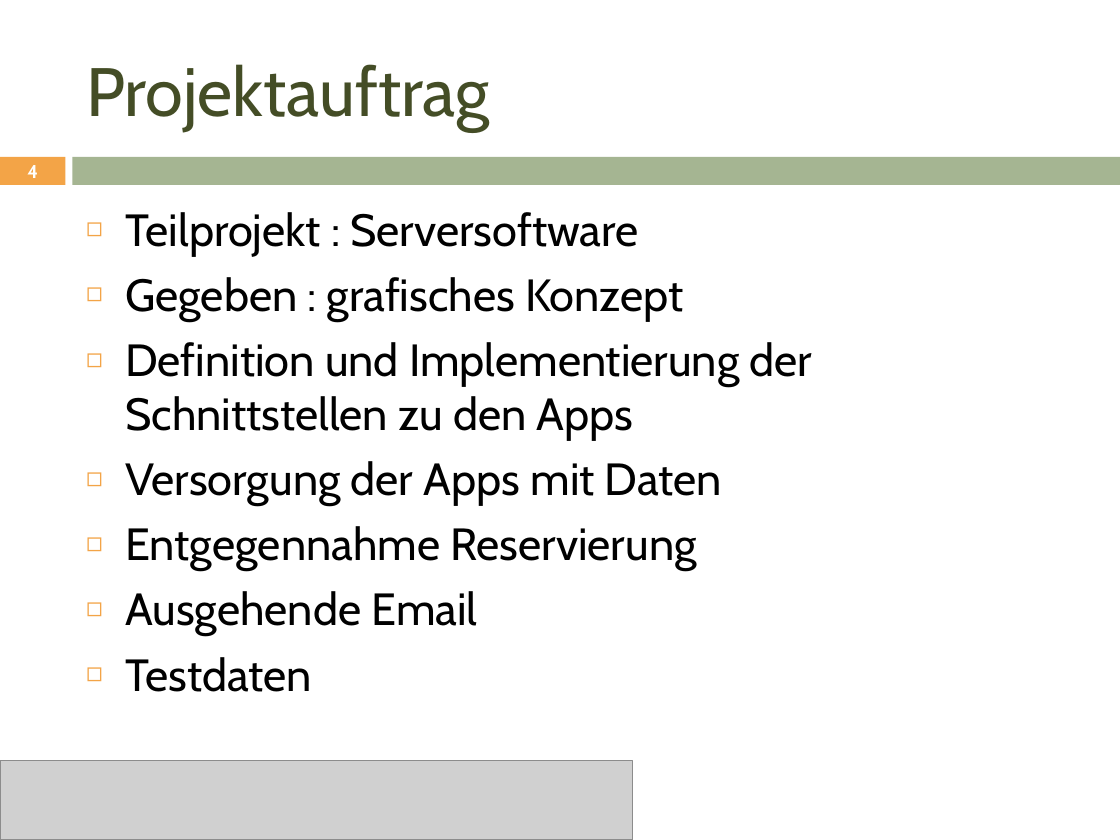
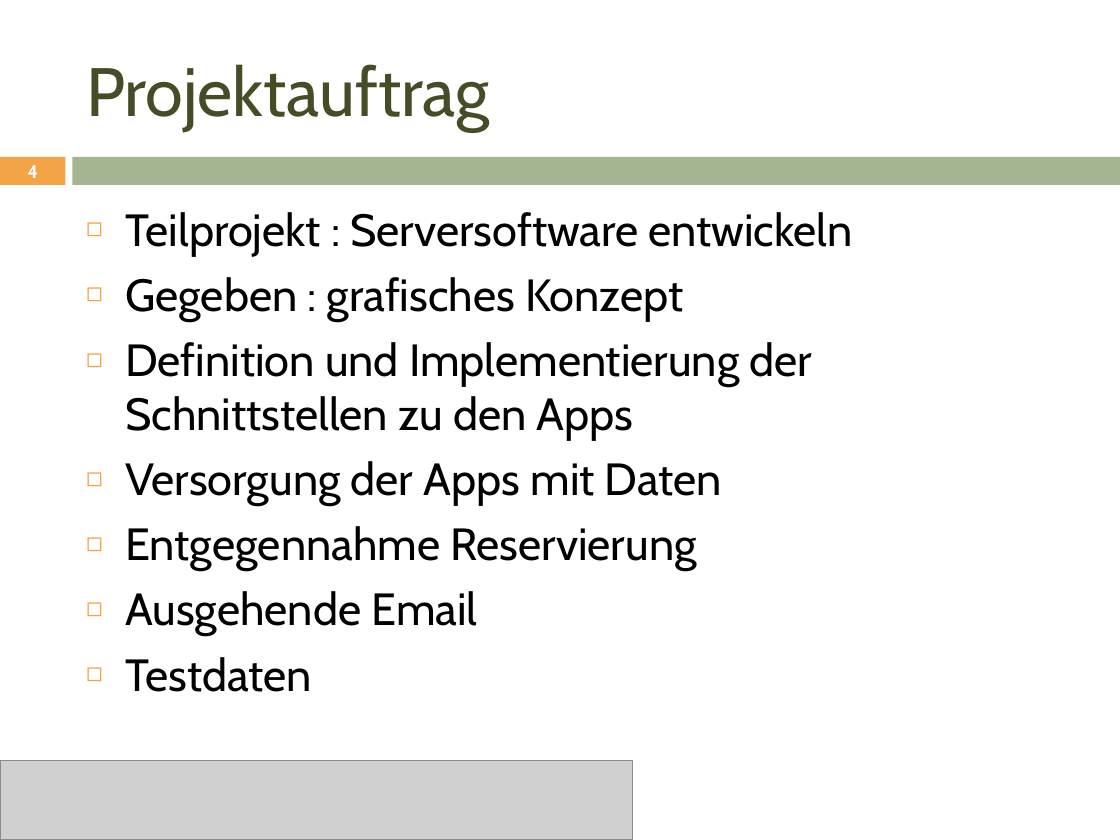
Before and after one commit to janhelmle/weiterbildung_fachinformatiker_ihk_projektantrag, a slide deck: slide 4 of praesentation/Projektpräsentation.pptx. Drawn at 1120x840 pixels with LibreOffice and Linux fonts; fonts in the diff are those of the drawing; grey boxes stand for pictures. Boxes give left, top, right and bottom in pixels: in the first picture for what was removed or moved away, otherwise in the second. Text is boxed around its words. In the diff, an @@ line names an element or a change of style, - is before the commit and + after.

```diff
--- a/praesentation/Projektpräsentation.pptx
+++ b/praesentation/Projektpräsentation.pptx
@@ text at box(125, 212, 853, 257): text changed @@
-◻ Teilprojekt : Serversoftware
+◻ Teilprojekt : Serversoftware entwickeln
```
Also in this commit, not shown: 1 other slide changed, 1 other file.
